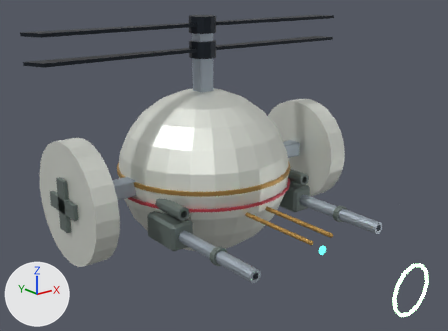
The Blender file out/combat_reference/s08/s08.blend: old version first, new version second.
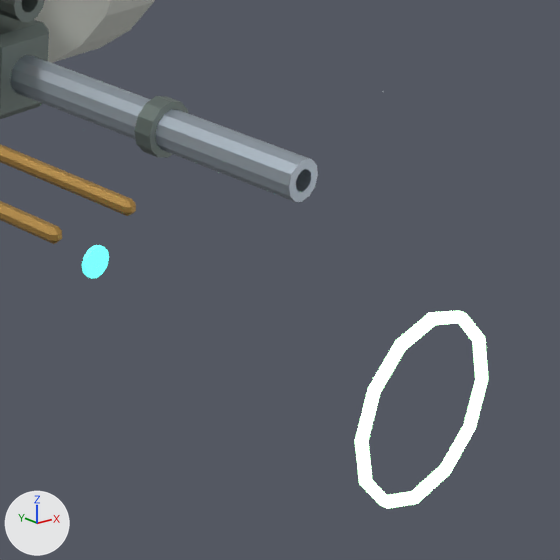
The first picture shows the older version from a 50 mm lens placed at (-4.18, -5.6, 3.53), pointed at (-0.27, -0.72, 1.57). The close-ups show the older and then the newer version on the part from 66% to 100% of the width and 54% to 100% of the height of that picture. Only the edits that show in the close-ups are written down. Every picture has the same lights, and +X, +Y and +Z are marked at lower left. Both versions are drawn at frame 22 of the action 's08:light:fx_light_wake'; the numbers are the values there.

Names of what the first close-up shows: 'Combat compression annulus', 'Light muzzle emission', 'Light weapon open bore.001', 'Medical side pod.001', 'Paired medical sniper receiver.001', 'Paired medical sniper scope.001', 'Sniper electromagnetic rail', 'Sniper electromagnetic rail.001', 'Weapon cooling collar.003'.
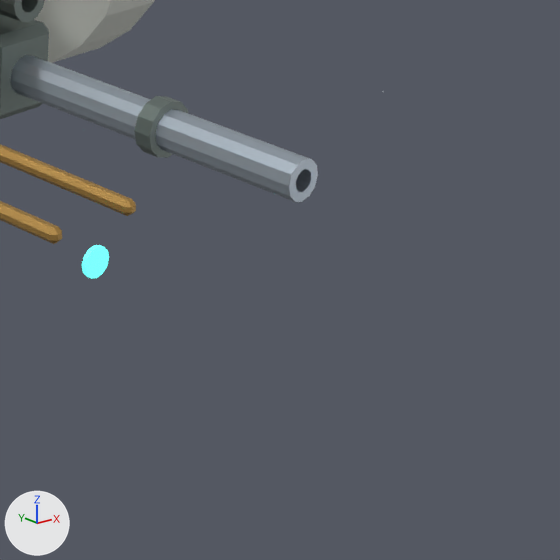
ob_fx_light_wake is not drawn itself; it is the parent of ob_combat_compression_annulus.

Location of each change, [x1, y1, x2, y2] in pixels of the close-ups (560 x 560 px):
'Combat compression annulus', deleted
    before: [355, 310, 488, 509]

What the commit changed:
Object 'fx_light_wake' (ob_fx_light_wake) moves from (0.0, -1.01, 0.0) to (0.0, 0.396, 0.0).
Object 'fx_light_wake' (ob_fx_light_wake) is rescaled from (0.789, 0.789, 0.789) to (0.0199, 0.0199, 0.0199).
Object 'Combat compression annulus' (ob_combat_compression_annulus) is deleted.
